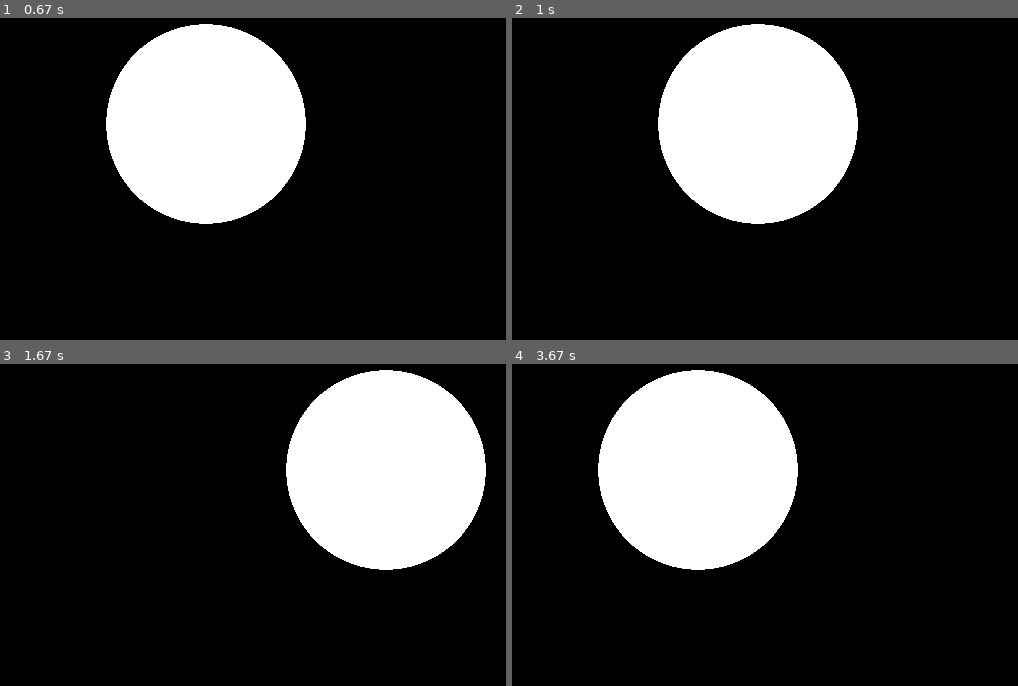
Above: before the commit, frames 1-4 (two rows, left to right).
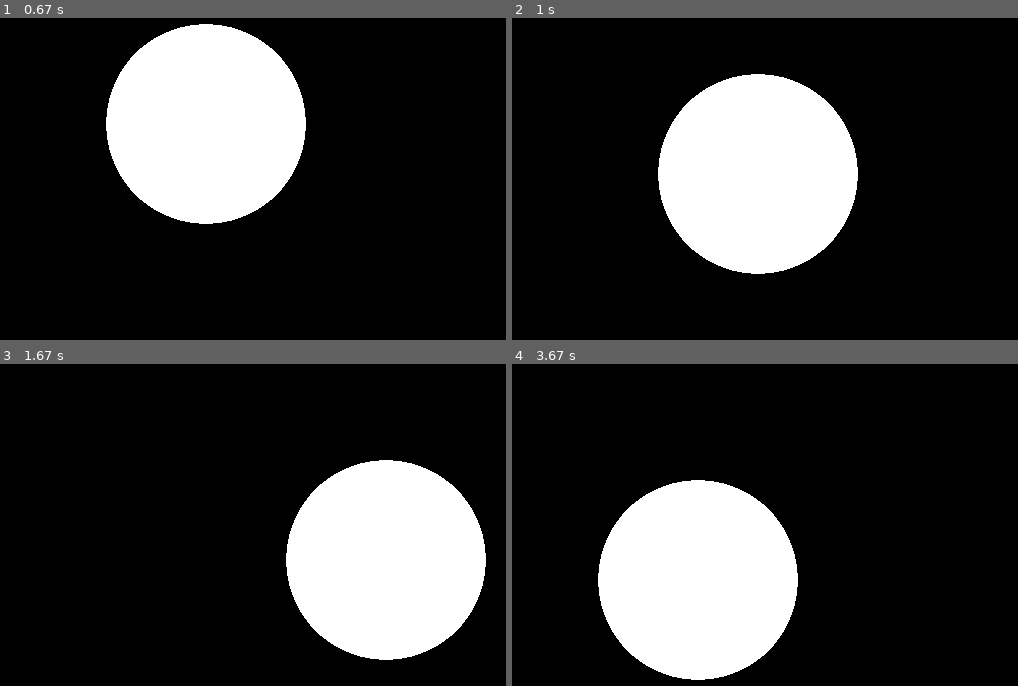
Above: after the commit, the same moments.

Repository: kr1st0fferson/love2d-game
Game: LÖVE game, started from main.lua
The game is run twice, just before and just after one commit, with the same random seed, the same clock (stepped at 60 frames per second) and the same inputs.
Inputs:
- Up to frame 1 (0.67 s): hold Right from 0.33 s (still down)
- Up to frame 2 (1 s): release Right at 0.8 s; hold Up from 0.83 s (still down)
- Up to frame 3 (1.67 s): release Up at 1.13 s; hold Right 1.17-1.63 s
- Up to frame 4 (3.67 s): hold Left 1.67-2.2 s; hold Down 2.23-2.53 s; hold Left 2.57-2.97 s; hold Up 3-3.37 s; hold Right from 3.4 s (still down)

Frame 1 is identical in both runs. In frame 2, 12% of the frame differs, in the area x 28-69%, y 1-80%; in frame 3, 21%; in frame 4, 26%, in the area x 16-57%, y 1-99%.

Commit message:
the circle can now move up and down now

Diff:
--- a/main.lua
+++ b/main.lua
@@ -12,6 +12,14 @@
     if love.keyboard.isDown("right") then
         player.x = player.x + 5
     end
+
+    if love.keyboard.isDown("up") then
+        player.y = player.y + 5
+    end
+
+    if love.keyboard.isDown("down") then
+        player.y = player.y - 5
+    end
 end
 
 function love.draw()
